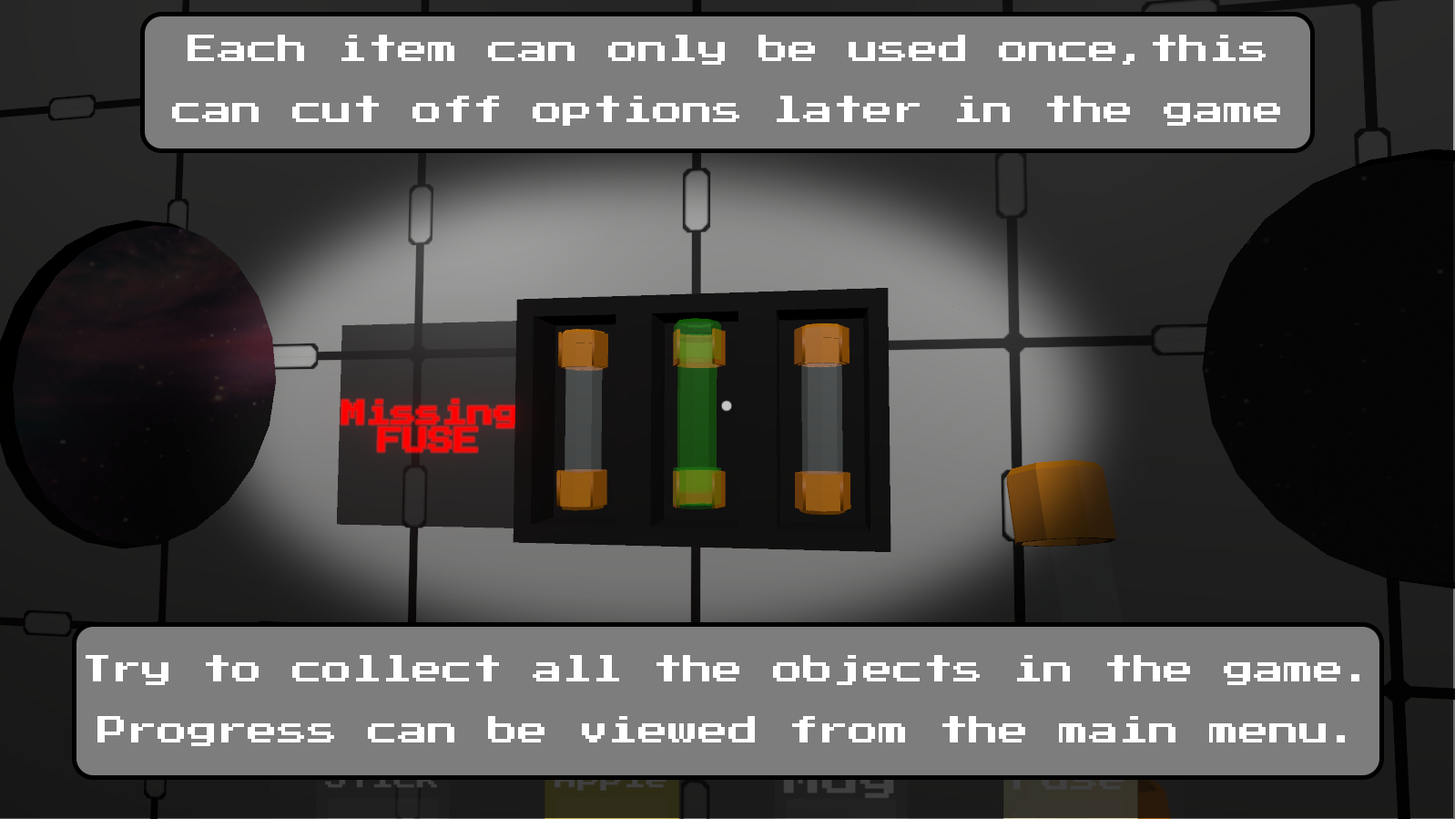
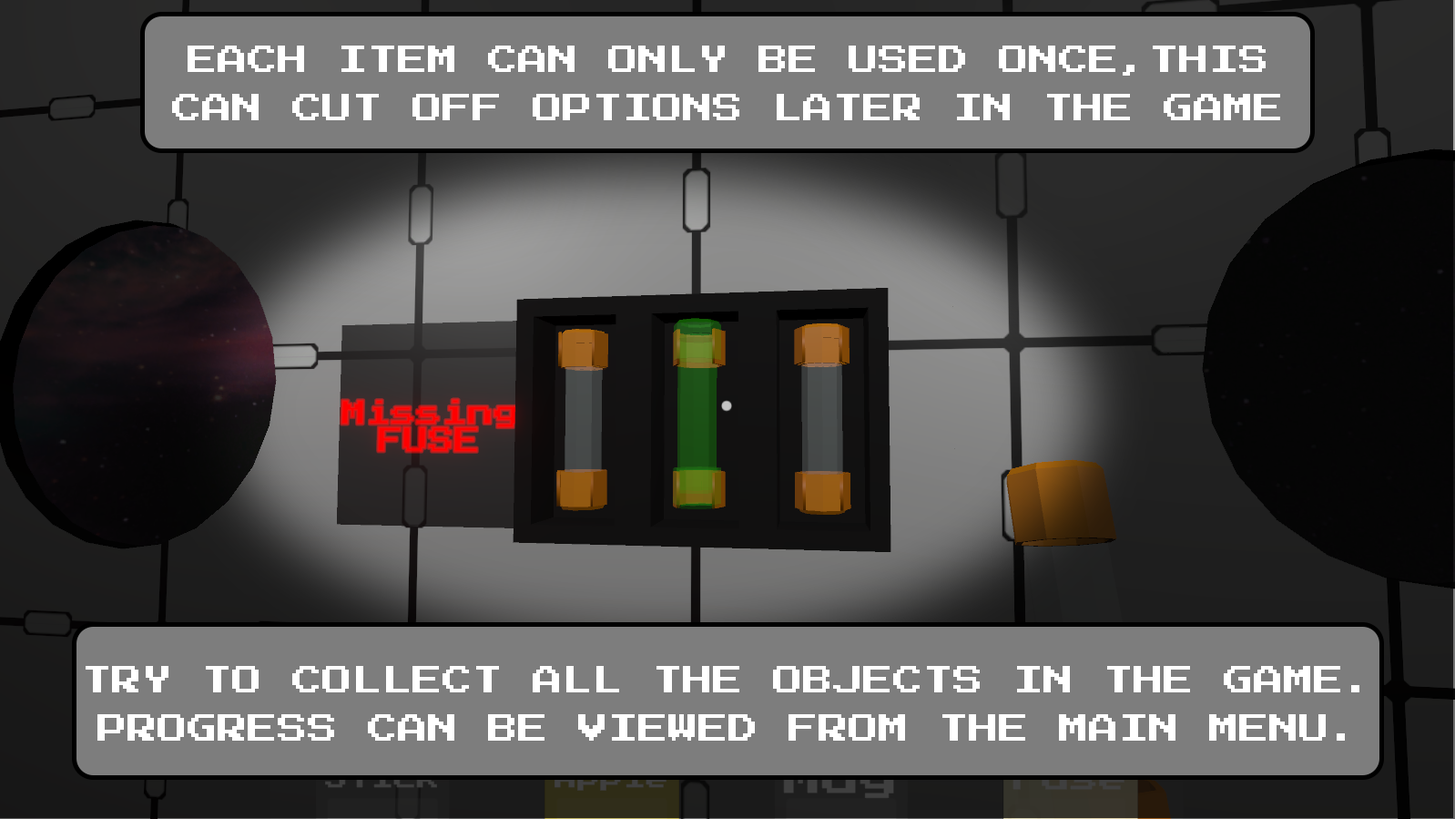
The second 1455x819 image is a revision of the first. Changes to its layers:
painted on "Jump With Space copy 2" over [85, 654, 1360, 746]
painted on "Jump With Space copy" over [172, 34, 1281, 126]
